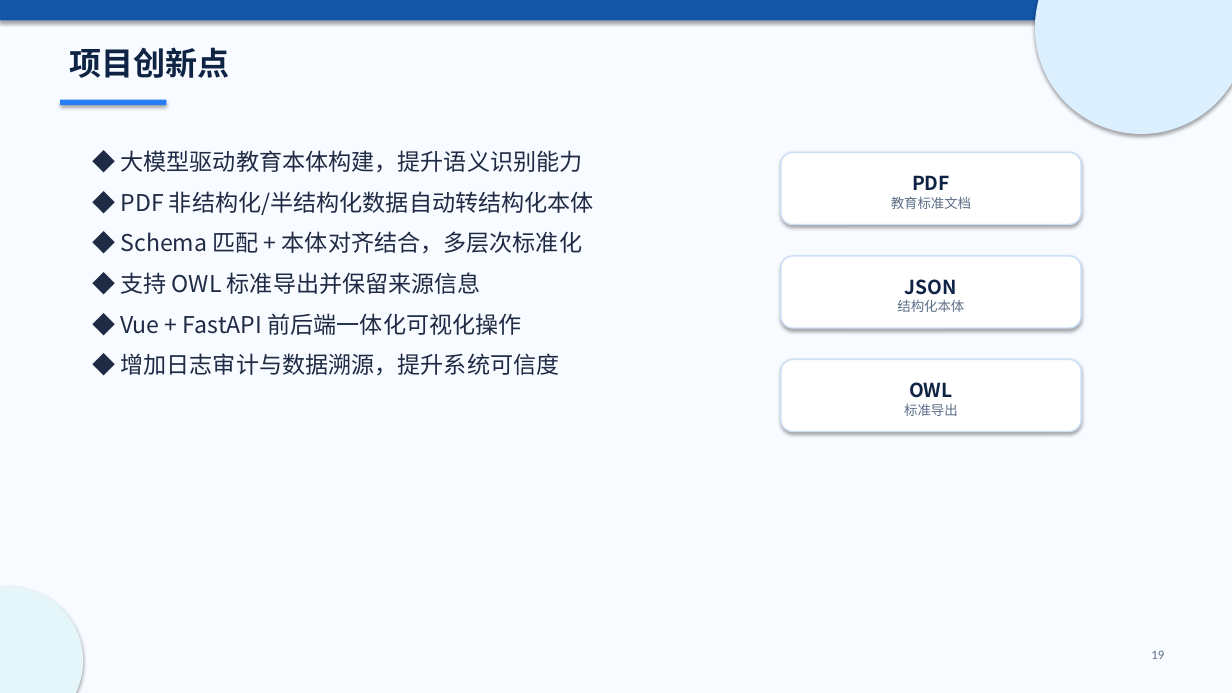
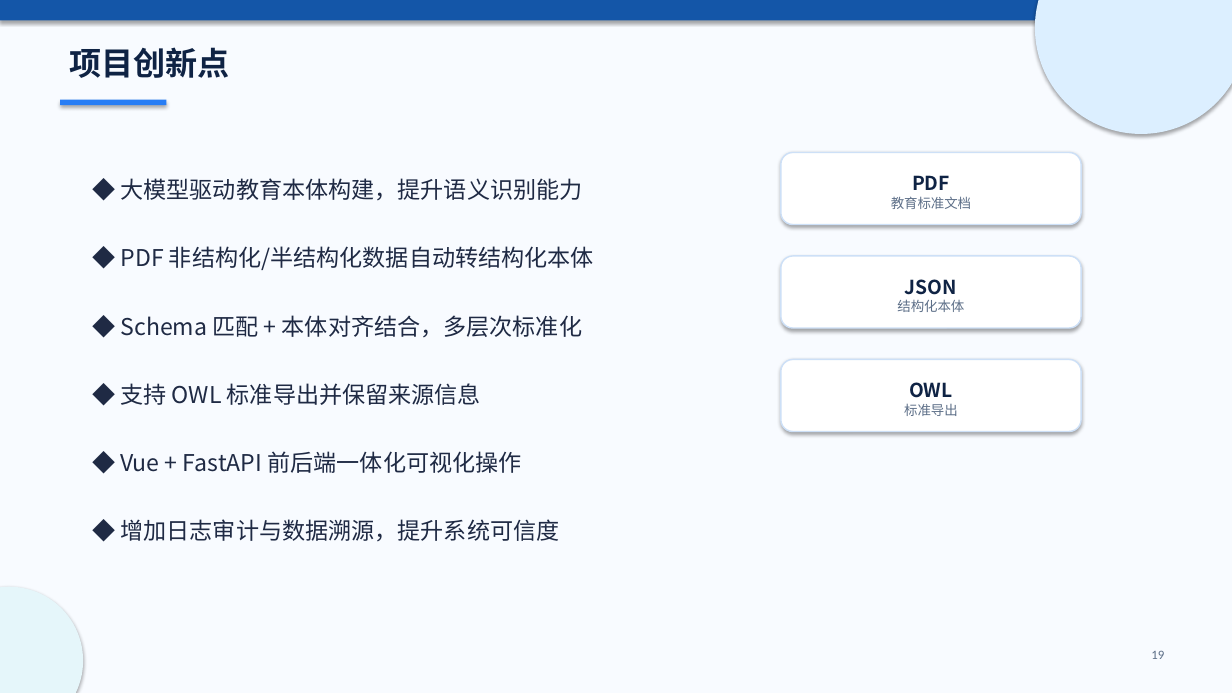
Before and after one commit to czx812/edu-ontology-system, a slide deck: slide 19 of docs/基于大模型智能体的教育本体构建系统_成果展示版.pptx. Drawn at 1232x693 pixels with LibreOffice and Linux fonts; fonts in the diff are those of the drawing. Boxes give left, top, right and bottom in pixels: in the first picture for what was removed or moved away, otherwise in the second. Text is boxed around its words. In the diff, an @@ line names an element or a change of style, - is before the commit and + after.

```diff
--- a/docs/基于大模型智能体的教育本体构建系统_成果展示版.pptx
+++ b/docs/基于大模型智能体的教育本体构建系统_成果展示版.pptx
@@ text "◆ 大模型驱动教育本体构建，提升语义识别能力" at (120, 178, 594, 542): line spacing 1 to 2 @@
```
Also in this commit, not shown: 8 other slides changed, 3 slides added, 29 other files.
